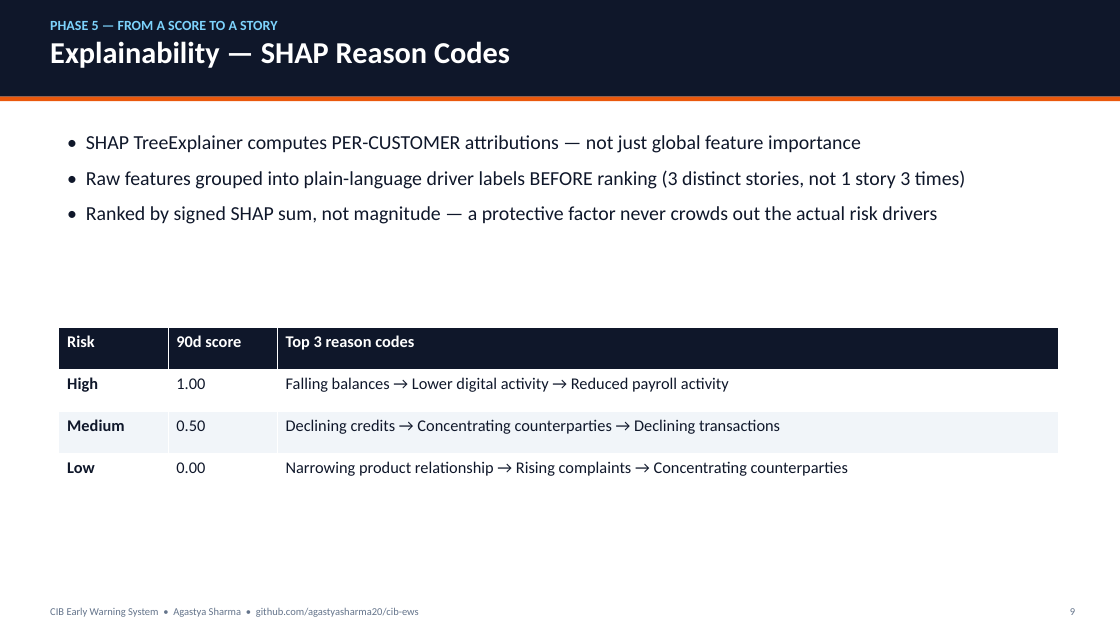
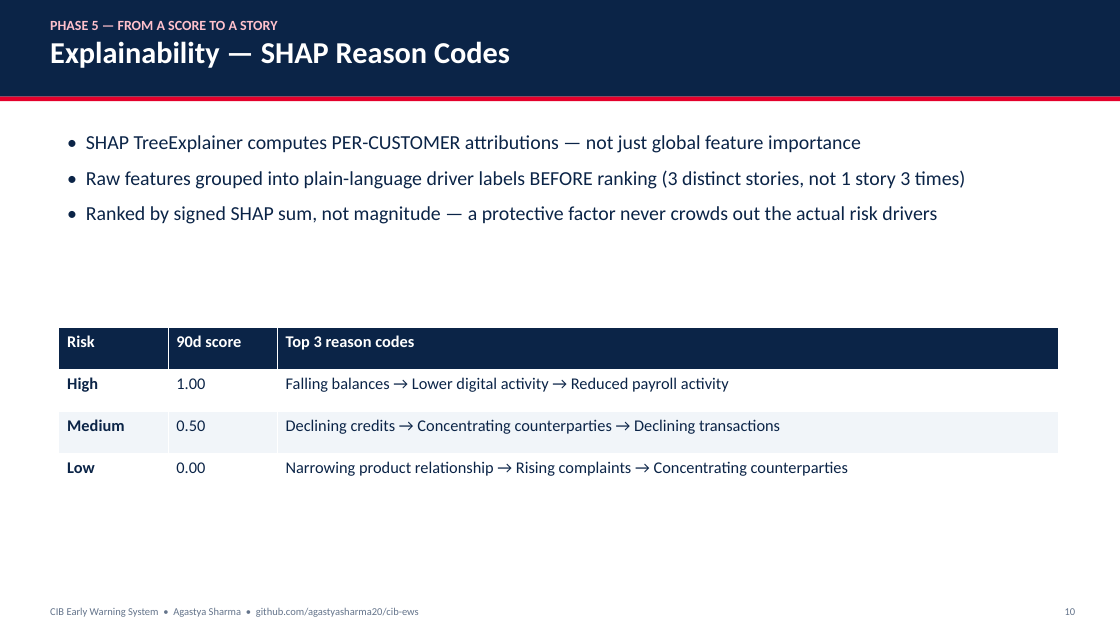
Before and after one commit to agastyasharma20/cib-ews, a slide deck: slide 10 of docs/CIB_EWS_Presentation.pptx (slide 9 before the commit). Drawn at 1120x630 pixels with LibreOffice and Linux fonts; fonts in the diff are those of the drawing. Boxes give left, top, right and bottom in pixels: in the first picture for what was removed or moved away, otherwise in the second. Text is boxed around its words. In the diff, an @@ line names an element or a change of style, - is before the commit and + after.

```diff
--- a/docs/CIB_EWS_Presentation.pptx
+++ b/docs/CIB_EWS_Presentation.pptx
@@ rectangle at [0, 0, 1120, 97]: fill #0F172A to #0B2447 @@
@@ text at [50, 21, 277, 30]: text colour #7DD3FC to #FFC1CC in "PHASE 5 — FROM A SCORE TO ..." @@
@@ rectangle at [0, 97, 1120, 102]: fill #EA580C to #E4002B @@
@@ text "• SHAP TreeExplainer computes PER-CUSTOMER ..." at [86, 135, 966, 224]: text colour #0F172A to #0B2447 @@
@@ table at [59, 328, 1059, 496] @@
@@ fill #0F172A to #0B2447 in row 1 @@
@@ text colour #0F172A to #0B2447 in "High", "1.00", "Falling balances → Lower digital activity → ...", "Medium" and 5 more places @@
@@ text at [1065, 608, 1076, 615]: text changed @@
-9
+10
```
Also in this commit, not shown: 14 other slides changed, 3 slides added, 1 other file.
